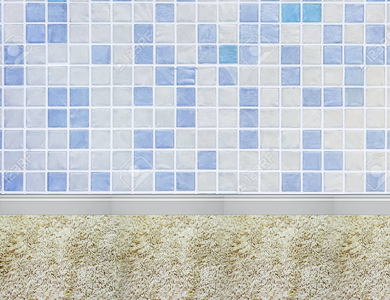
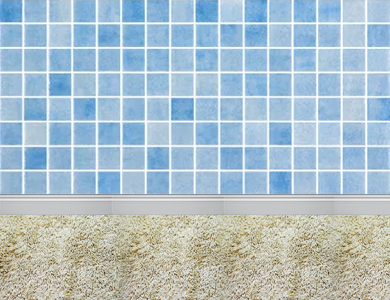
Two versions of the same layered image (390×300). Layer-by-layer changes:
renamed "Layer 1" to "Layer 4", painted on it over [0, 0, 390, 212]
